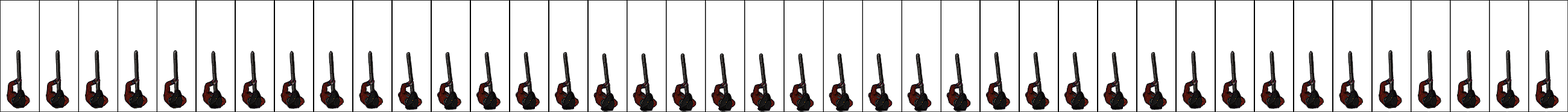
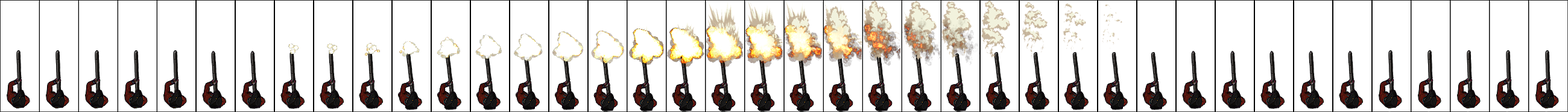
The second w=1568, h=112 image is a revision of the first. Changes to its layers:
added layer "Layer 7" above "Layer 6" over [863, 15, 980, 67]
added layer "Layer 6" (overlay) above "Layer 4" over [628, 17, 980, 67]
added layer "Layer 4" above "fire" over [635, 0, 1123, 63]
added layer "fire" above "boxes" over [288, 15, 980, 67]
